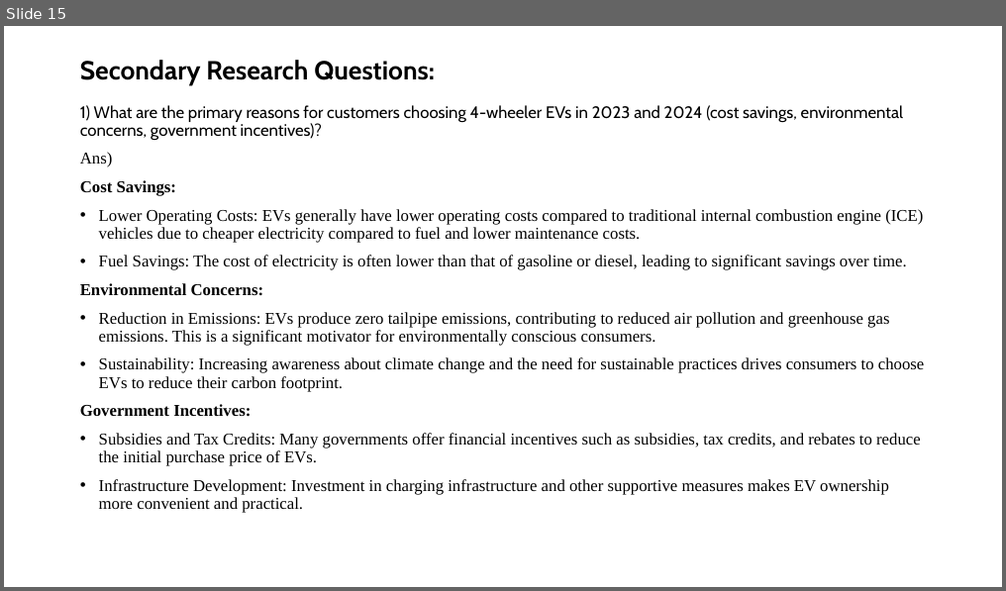
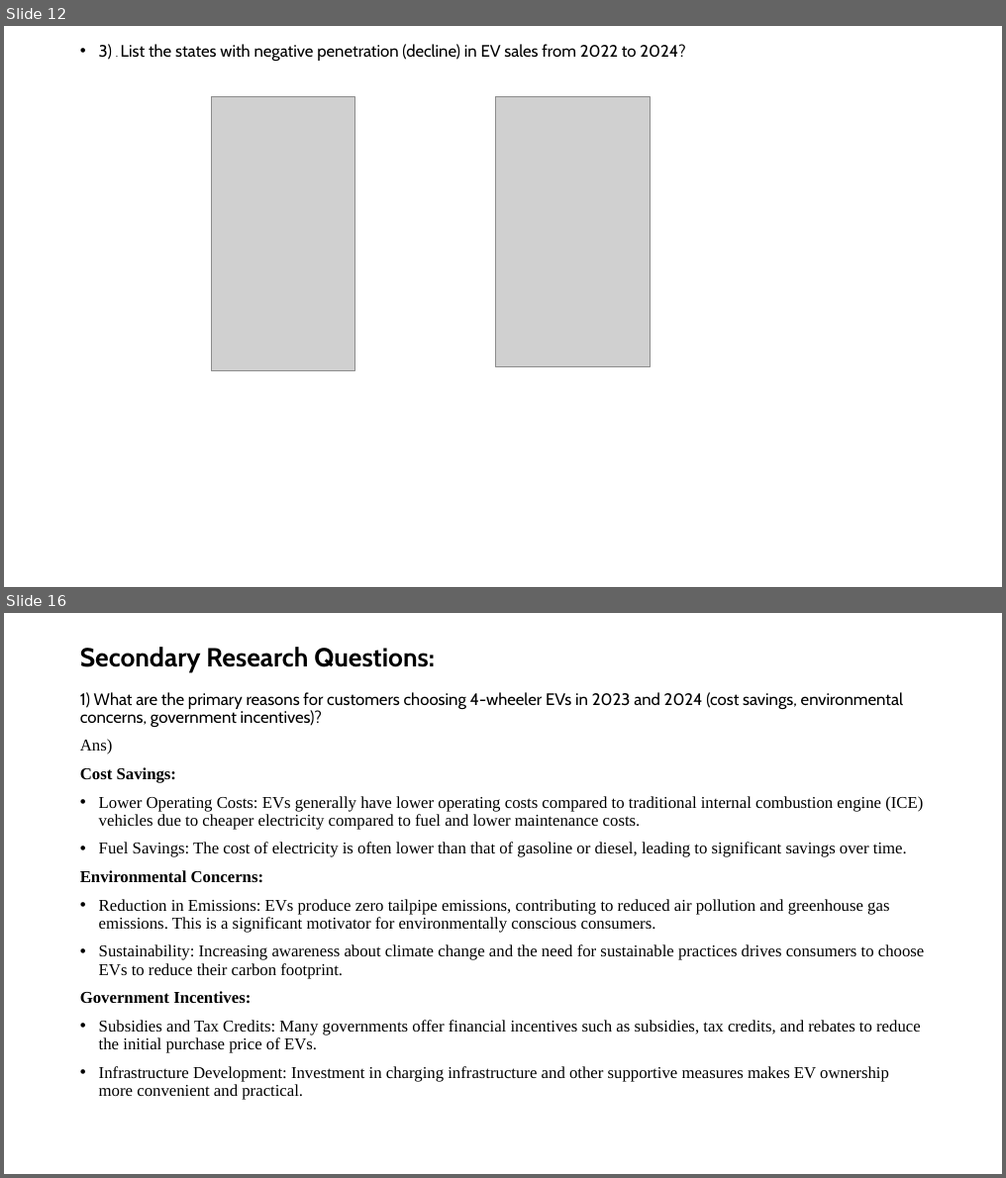
Before and after one commit to dinesh6351/Electric_Vehicle_Market_Analysis_for_AtliQ_Motors, a slide deck: ChallengePresentation1.pptx. Shown one above the other, each under a label of ours: slide 15 before the commit, slides 12 and 16 after it; the slides between them are not shown. The pictures are 1006x591 and 1006x1178 pixels, drawn with LibreOffice and Linux fonts; fonts in the diff are those of the drawing; grey boxes stand for pictures. Boxes give left, top, right and bottom in pixels: in the first picture for what was removed or moved away, otherwise in the second. Text is boxed around its words. In the diff, an @@ line names an element or a change of style, - is before the commit and + after.

```diff
--- a/ChallengePresentation1.pptx
+++ b/ChallengePresentation1.pptx
@@ slide 12 added at [4,26,1002,587], background #FFFFFF @@
@@ text added at [99,44,685,61], 16 pt, text #000000 @@
+• 3) . List the states with negative penetration (decline) in EV sales from 2022 to 2024?
@@ picture added at [211,97,355,372] @@
@@ picture added at [495,97,649,367] @@
@@ what was slide 15 is now slide 16 @@
```
Also in this commit, not shown: 8 slides changed, 1 other slide added, 1 slide removed, 15 other files.
